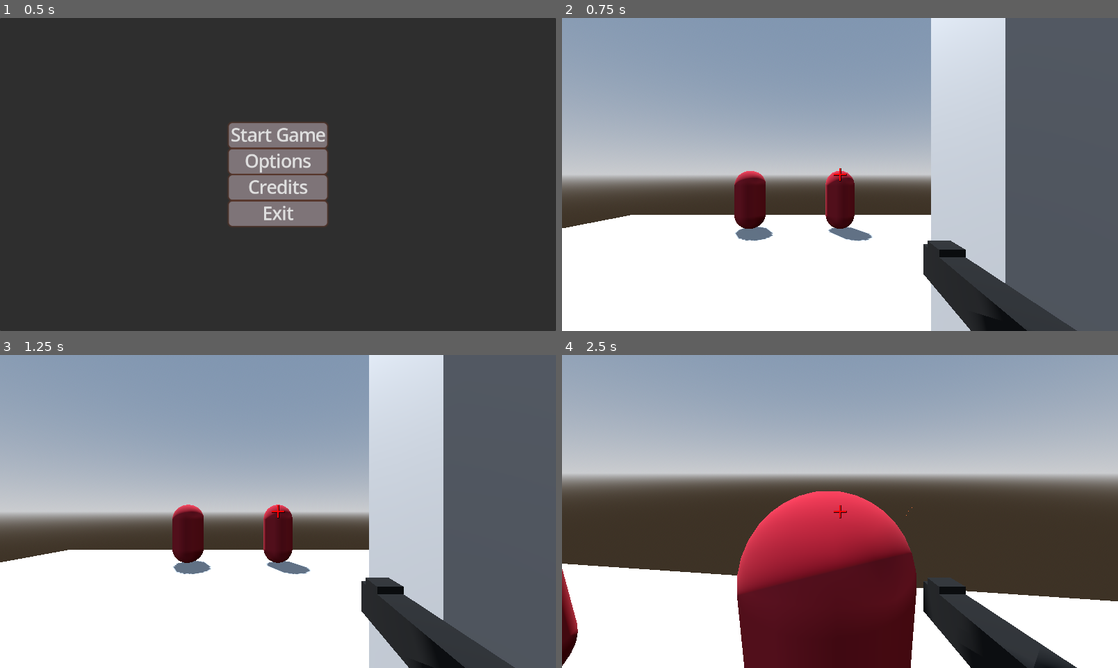
Above: before the commit, frames 1-4 (two rows, left to right).
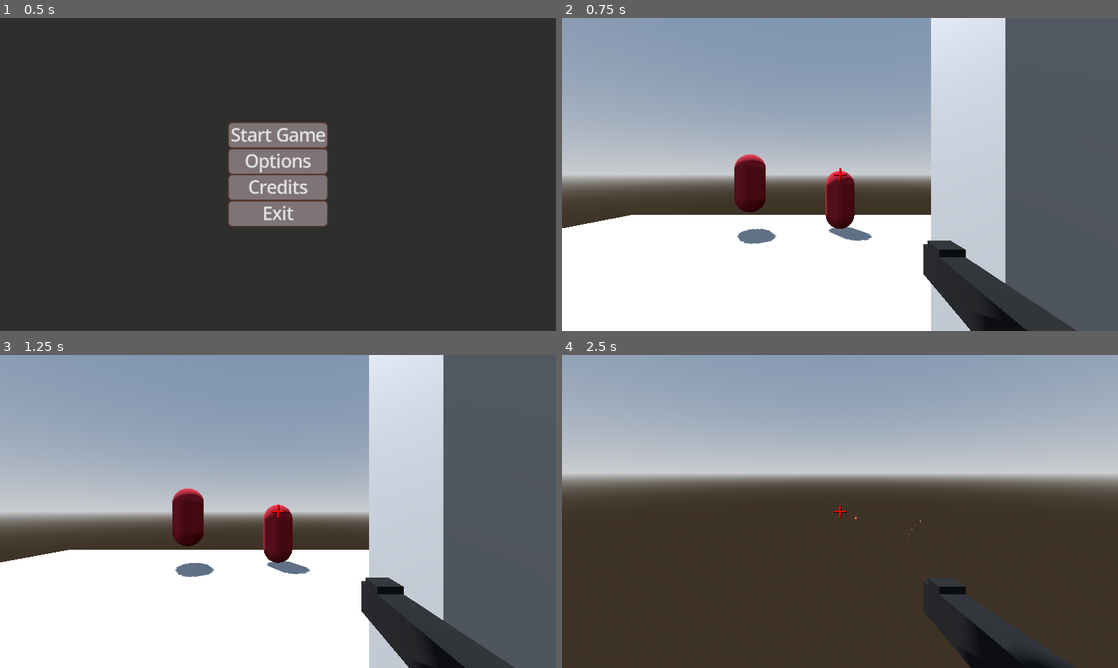
Above: after the commit, the same moments.

Repository: Redii9/Projekt_Gra_FPS
Game: Godot game, scene res://Scenes/menu.tscn
The game is run twice, just before and just after one commit, with the same random seed, the same clock (stepped at 60 frames per second) and the same inputs.
Inputs (mouse positions are in pixels of both pictures, inside the frame that each line leads up to):
- Up to frame 1 (0.5 s): no input
- Up to frame 2 (0.75 s): click "Start Game" at 0.5 s
- Up to frame 3 (1.25 s): no input
- Up to frame 4 (2.5 s): tap Enter at 1.25 s; move the mouse to (867, 511) at 1.27 s; press the mouse at (867, 511) at 1.28 s; hold W (forward) from 1.28 s (still down); tap Space (jump) at 1.52, 1.55, 1.82, 2.1, 2.27 s; move the mouse to (812, 511) at 2.02 s; release the mouse at (812, 511) at 2.03 s; click (812, 511) at 2.3 s

Frame 1 is identical in both runs. In frame 2, 0.9% of the frame differs, in the area x 31-39%, y 43-73%; in frame 3, 0.8%; in frame 4, 31%, in the area x 0-100%, y 43-100%.

Commit message:
Dodano mechanikę zadania dmg playerowi
- Dodano area3d u enemy który powoduje, że gdy gracz wejdzie w ten obszar do zacznie otrzymywać cyklicznie obrażenia
- Obecnie nie zaimplementowano zdrowia gracza

Diff:
--- a/Scenes/bullet.tscn
+++ b/Scenes/bullet.tscn
@@ -26,7 +26,7 @@
 [sub_resource type="BoxMesh" id="BoxMesh_6afsh"]
 size = Vector3(0.02, 0.02, 0.02)
 
-[node name="Bullet" type="Node3D" node_paths=PackedStringArray("bullet", "raycast", "hit_particles") groups=["player"]]
+[node name="Bullet" type="Node3D" node_paths=PackedStringArray("bullet", "raycast", "hit_particles")]
 script = ExtResource("1_xjght")
 bullet = NodePath("MeshInstance3D")
 raycast = NodePath("RayCast3D")
--- a/Scenes/enemy.tscn
+++ b/Scenes/enemy.tscn
@@ -10,6 +10,10 @@
 
 [sub_resource type="CapsuleShape3D" id="CapsuleShape3D_afpow"]
 
+[sub_resource type="CapsuleShape3D" id="CapsuleShape3D_hghv2"]
+radius = 0.662027
+height = 2.06712
+
 [node name="Enemy" type="CharacterBody3D" groups=["enemy"]]
 script = ExtResource("1_hghv2")
 
@@ -18,3 +22,11 @@
 
 [node name="CollisionShape3D" type="CollisionShape3D" parent="."]
 shape = SubResource("CapsuleShape3D_afpow")
+
+[node name="DamageArea" type="Area3D" parent="."]
+
+[node name="CollisionShape3D" type="CollisionShape3D" parent="DamageArea"]
+shape = SubResource("CapsuleShape3D_hghv2")
+
+[connection signal="body_entered" from="DamageArea" to="." method="_on_damage_area_body_entered"]
+[connection signal="body_exited" from="DamageArea" to="." method="_on_damage_area_body_exited"]
--- a/Scenes/main.tscn
+++ b/Scenes/main.tscn
@@ -62,4 +62,4 @@
 transform = Transform3D(1, 0, 0, 0, 1, 0, 0, 0, 1, 0, 1.53517, -7.07452)
 
 [node name="Enemy2" parent="." instance=ExtResource("3_8gbba")]
-transform = Transform3D(1, 0, 0, 0, 1, 0, 0, 0, 1, -3.10257, 1.53517, -7.07452)
+transform = Transform3D(1, 0, 0, 0, 1, 0, 0, 0, 1, -3.10257, 2.10449, -7.07452)
--- a/Scenes/player.tscn
+++ b/Scenes/player.tscn
@@ -11,6 +11,8 @@
 
 [node name="Player" type="CharacterBody3D" groups=["player"]]
 script = ExtResource("1_v0iea")
+speed = 8.0
+jump_force = 6.0
 
 [node name="MeshInstance3D" type="MeshInstance3D" parent="."]
 mesh = SubResource("CapsuleMesh_f60y1")
--- a/Scripts/enemy.gd
+++ b/Scripts/enemy.gd
@@ -1,9 +1,30 @@
 extends CharacterBody3D
 
-var health: int = 20
+@export var health: int = 20
+@export var enemy_damage: int = 5
+@export var damage_cooldown: float = 0.5
+var player_in_area = null
+#var can_deal_damage: bool = true
+
+func _physics_process(_delta: float) -> void:
+	pass
 
 func take_damage(damage: int) -> void:
 	health -= damage
-	print("took damage")
 	if health <= 0:
+		player_in_area = null
 		queue_free()
+
+func _on_damage_area_body_entered(body: Node3D) -> void:
+	if body.is_in_group("player") and player_in_area == null:
+		player_in_area = body
+		deal_damage()
+
+func _on_damage_area_body_exited(body: Node3D) -> void:
+	if body == player_in_area:
+		player_in_area = null
+
+func deal_damage() -> void:
+	while player_in_area != null:
+		player_in_area.take_player_damage(enemy_damage)
+		await get_tree().create_timer(damage_cooldown).timeout
--- a/Scripts/player.gd
+++ b/Scripts/player.gd
@@ -11,7 +11,6 @@
 var can_shoot: bool = true
 
 var bullet = load("res://Scenes/bullet.tscn")
-var instance
 
 @onready var raycast: RayCast3D = $Head/Camera3D/Raycast/RayCast3D
 @onready var gun_barrel: RayCast3D = $Head/Camera3D/Gun/RayCast3D
@@ -26,12 +25,13 @@
 		$Head/Camera3D.rotate_x(-event.relative.y * mouse_sensitivity)
 		$Head/Camera3D.rotation_degrees.x = clamp($Head/Camera3D.rotation_degrees.x, -90, 90)
 
-func _physics_process(delta):
+func _physics_process(delta: float) -> void:
 	movement(delta)
 
 	if Input.is_action_pressed("shoot") and can_shoot:
 		shoot()
 		shoot_bullet()
+
 
 	move_and_slide()
 
@@ -60,14 +60,17 @@
 	if !can_shoot:
 		return
 
-	print("shooted")
-
 	can_shoot = false
 	await get_tree().create_timer(fire_rate).timeout
 	can_shoot = true
 
 func shoot_bullet() -> void:
-	instance = bullet.instantiate()
+	var instance = bullet.instantiate()
 	instance.position = gun_barrel.global_position
 	instance.transform.basis = gun_barrel.global_transform.basis
 	get_parent().add_child(instance)
+
+# Trzeba bedzie uzupelnic mechanike otrzymywania damage
+# dodac hp i utrate hp oraz mechanika gdy spadnie ponizej 0 (hp <= 0)
+func take_player_damage(damage):
+	print("Player took", damage, " damage")
Not shown: 1 places in Scenes/enemy.tscn that only renumber resources
